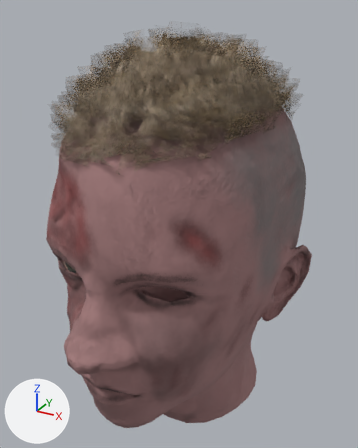
A saved change to the FBX model ghost/ghost.FBX.
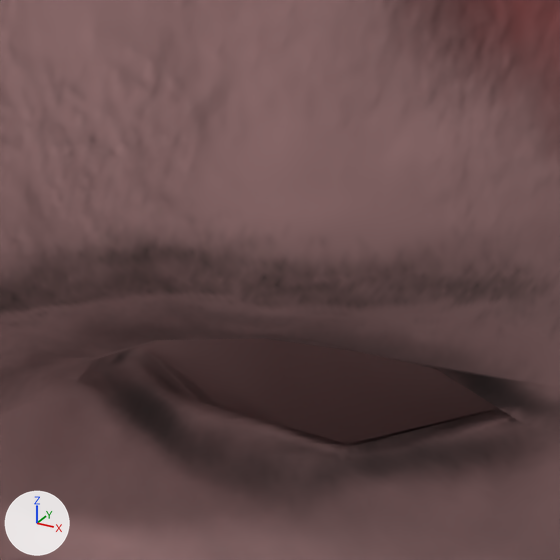
Each version appears first whole from a camera (50 mm lens) standing at (0.00411, -0.00708, 0.0045) and looking at (0.00005, 0.0003, 0.00081), and next in a close-up on the part from 34% to 55% of the width and 54% to 71% of the height. The lights are fixed; the arrows at lower left show +X, +Y and +Z. Where no turn or scale is listed for an object, it has been applied to the vertices.

Objects in the first close-up: 'face'.
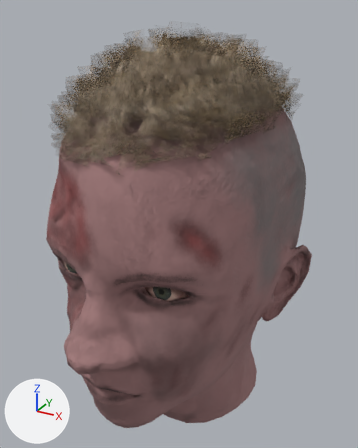
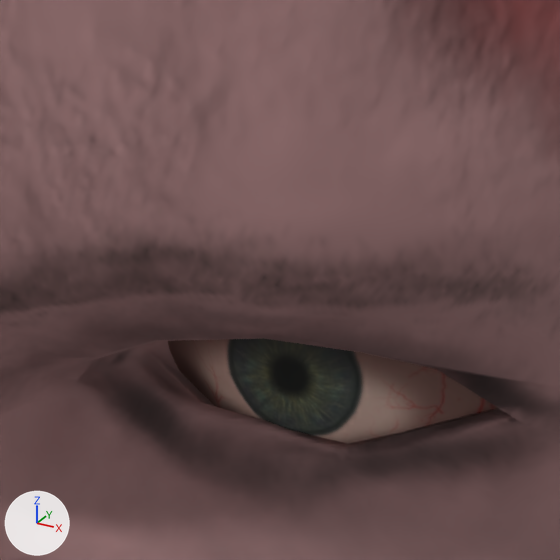
Boxes [x1, y1, x2, y2] around the edits, measured in the close-ups (560 x 560 px):
'eye001', moved, turned, rescaled (not visible before): after [168, 338, 498, 444]

The edits, one by one:
In object 'eye001' (ob_eye001), parent is now set to ob_face.
Object 'eye001' (ob_eye001) turns from (90, 0, 0) to (-180, 0, 0) degrees about x, y and z.
Object 'eye001' (ob_eye001) is rescaled from (-0.01, -0.01, -0.01) to (-1.0, -1.0, -1.0).
